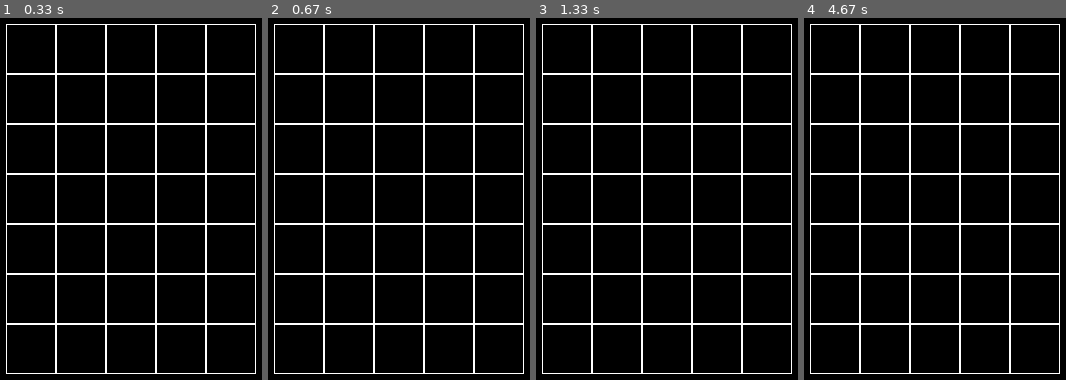
Above: before the commit, frames 1-4 (left to right).
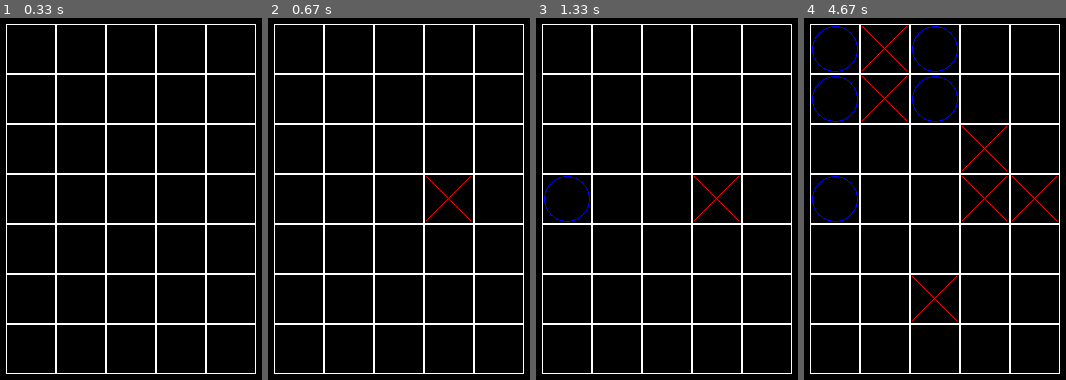
Above: after the commit, the same moments.

Repository: ArtemADD/pygame
Game: pygame game, started from main.py
Two runs of this game, one before a commit and one after it. Both use one fixed random seed, a clock stepped at 60 frames per second and the inputs below.
Inputs (mouse positions are in pixels of both pictures, inside the frame that each line leads up to):
- Up to frame 1 (0.33 s): no input
- Up to frame 2 (0.67 s): click (425, 173) at 0.38 s
- Up to frame 3 (1.33 s): click (572, 177) at 0.72 s; click (567, 199) at 1.05 s
- Up to frame 4 (4.67 s): click (1018, 217) at 1.38 s; click (843, 75) at 1.72 s; click (937, 303) at 2.05 s; click (942, 90) at 2.38 s; click (890, 72) at 2.72 s; click (835, 50) at 3.55 s; click (885, 97) at 3.88 s; click (935, 50) at 4.22 s; click (982, 155) at 4.55 s

Frame 1 is identical in both runs. In frame 2, less than 0.1% of the frame differs, in the area x 60-78%, y 43-57%; in frame 3, 0.2%; in frame 4, 1.2%, in the area x 3-97%, y 2-84%.

Commit message:
Пра-пра-пра-крестики-нолики

Diff:
--- a/main.py
+++ b/main.py
@@ -9,7 +9,7 @@
 class Game:
     def __init__(self):
         pg.init()
-        pg.display.set_caption('Инициализация игры')
+        pg.display.set_caption('Пра-пра-пра-крестики-нолики')
         self.size = self.width, self.height = 501, 501
         self.screen = pg.display.set_mode(self.size)
         self.screen.fill('black')
@@ -38,17 +38,15 @@
 
 
 class Board:
-    # создание поля
     def __init__(self, width, height):
         self.width = width
         self.height = height
         self.board = [[0] * width for _ in range(height)]
-        # значения по умолчанию
         self.left = 10
         self.top = 10
         self.cell_size = 30
+        self.hod = 0
 
-    # настройка внешнего вида
     def set_view(self, left, top, cell_size):
         self.left = left
         self.top = top
@@ -58,11 +56,23 @@
         for i in range(self.width):
             for j in range(self.height):
                 if self.board[j][i] == 0:
-                    pg.draw.rect(screen, 'white', (self.left + (self.cell_size * i), self.top + (self.cell_size * j),
-                                                   self.cell_size, self.cell_size), 1)
-                else:
-                    pg.draw.rect(screen, 'white', (self.left + (self.cell_size * i), self.top + (self.cell_size * j),
-                                                   self.cell_size, self.cell_size), )
+                    pg.draw.rect(screen, 'black', (self.left + (self.cell_size * i), self.top + (self.cell_size * j),
+                                                   self.cell_size, self.cell_size))
+                elif self.board[j][i] == 1:
+                    pg.draw.line(screen, 'red', (self.left + (self.cell_size * i) + 2,
+                                 self.top + (self.cell_size * j) + 2),
+                                 (self.left + (self.cell_size * (i + 1)) - 4,
+                                 self.top + (self.cell_size * (j + 1)) - 4), 1)
+                    pg.draw.line(screen, 'red', (self.left + (self.cell_size * (i + 1)) - 4,
+                                 self.top + (self.cell_size * j) + 2),
+                                 (self.left + (self.cell_size * i) + 2,
+                                 self.top + (self.cell_size * (j + 1)) - 4), 1)
+                elif self.board[j][i] == 2:
+                    pg.draw.ellipse(screen, 'blue', (self.left + (self.cell_size * i) + 2,
+                                    self.top + (self.cell_size * j) + 2,
+                                    self.cell_size - 4, self.cell_size - 4), 1)
+                pg.draw.rect(screen, 'white', (self.left + (self.cell_size * i), self.top + (self.cell_size * j),
+                             self.cell_size, self.cell_size), 1)
 
     def get_cell(self, mouse_pos):
         for i in range(self.width):
@@ -75,7 +85,16 @@
         return None
 
     def on_click(self, cell_coords):
-        print(cell_coords)
+        x = cell_coords[0]
+        y = cell_coords[1]
+        if self.board[y][x] != 0:
+            pass
+        elif self.hod == 0:
+            self.hod = 1
+            self.board[y][x] = 1
+        elif self.hod == 1:
+            self.hod = 0
+            self.board[y][x] = 2
 
     def get_click(self, mouse_pos):
         cell = self.get_cell(mouse_pos)
